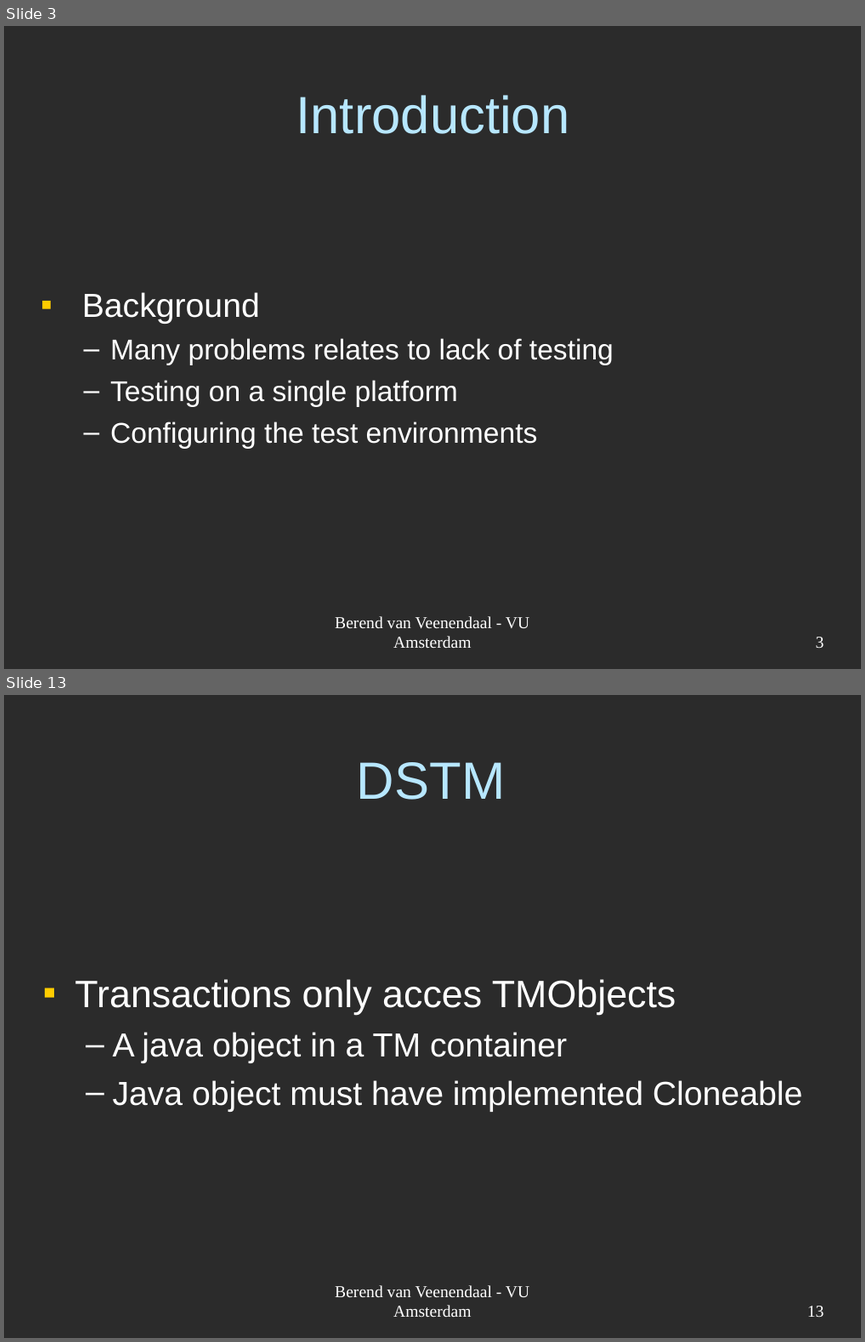
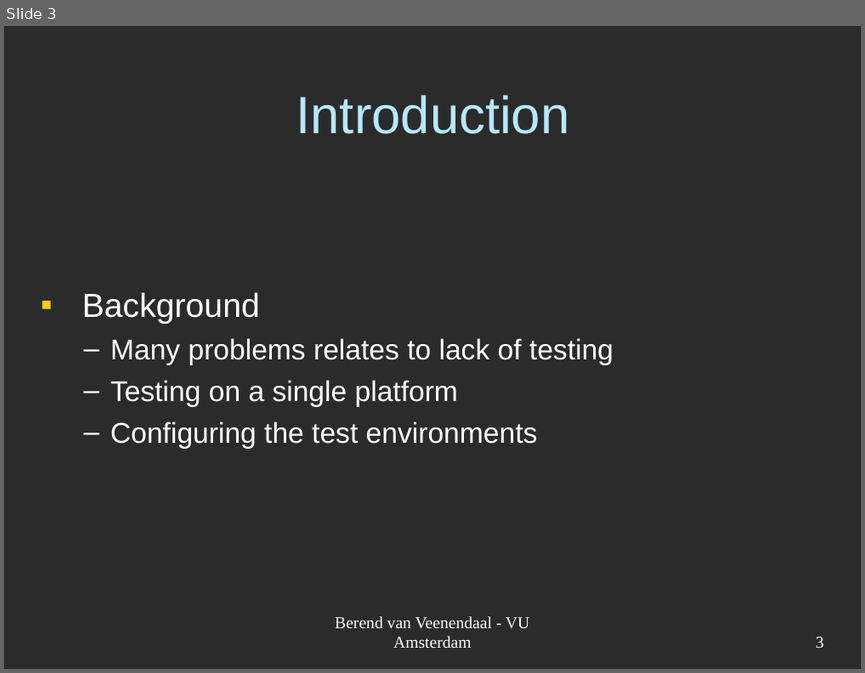
Before and after one commit to JungleComputing/codmon, a slide deck: doc/report/Codmon-VM.ppt. Shown one above the other, each under a label of ours: slides 3 and 13 before the commit, slide 3 after it; the slides between them are not shown. The pictures are 865x1342 and 865x673 pixels, drawn with LibreOffice and Linux fonts; fonts in the diff are those of the drawing; background and template pictures are left out; a plain dark background stands for a picture behind light text. Boxes give left, top, right and bottom in pixels: in the first picture for what was removed or moved away, otherwise in the second. Text is boxed around its words. In the diff, an @@ line names an element or a change of style, - is before the commit and + after.

```diff
--- a/doc/report/Codmon-VM.ppt
+++ b/doc/report/Codmon-VM.ppt
@@ slide 13 removed at <box>4,695,861,1338</box>, background picture (left out) @@
@@ title removed at <box>357,762,505,800</box> @@
-DSTM
@@ text removed at <box>75,979,802,1111</box> @@
-▪ Transactions only acces TMObjects
-  – A java object in a TM container
-  – Java object must have implemented Cloneable
@@ text removed at <box>335,1285,529,1316</box> @@
-Berend van Veenendaal - VU Amsterdam
@@ page number removed at <box>807,1305,824,1316</box> @@
-13
```
Also in this commit, not shown: 2 slides changed, 4 slides added, 29 other slides removed.
